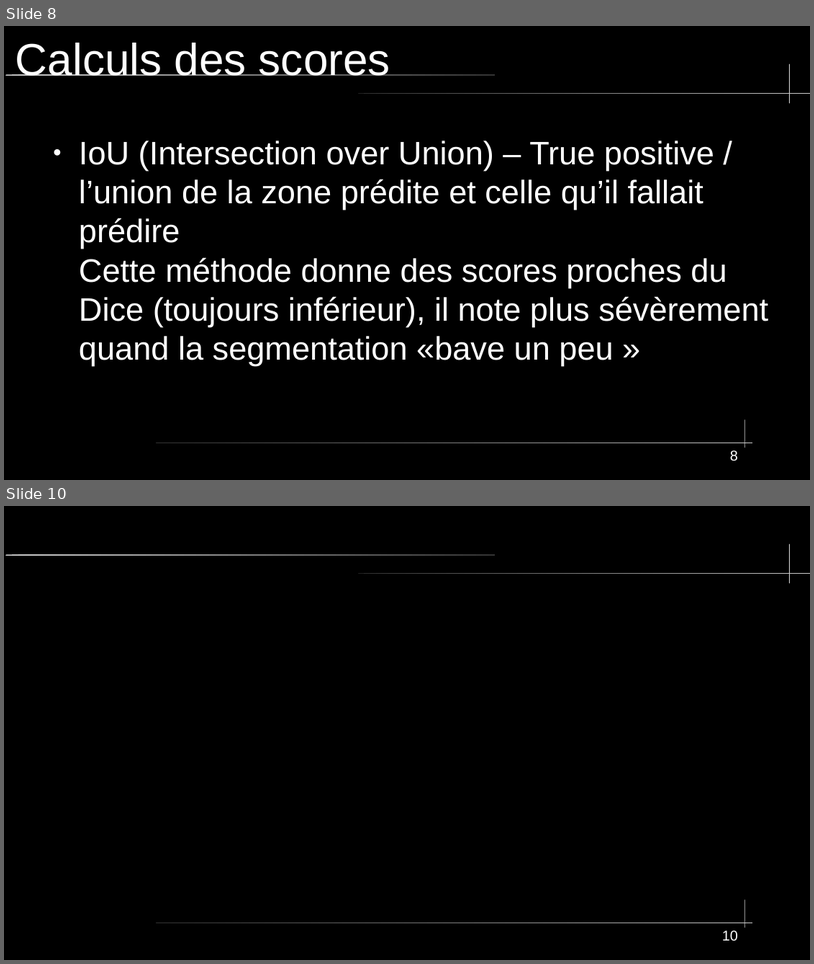
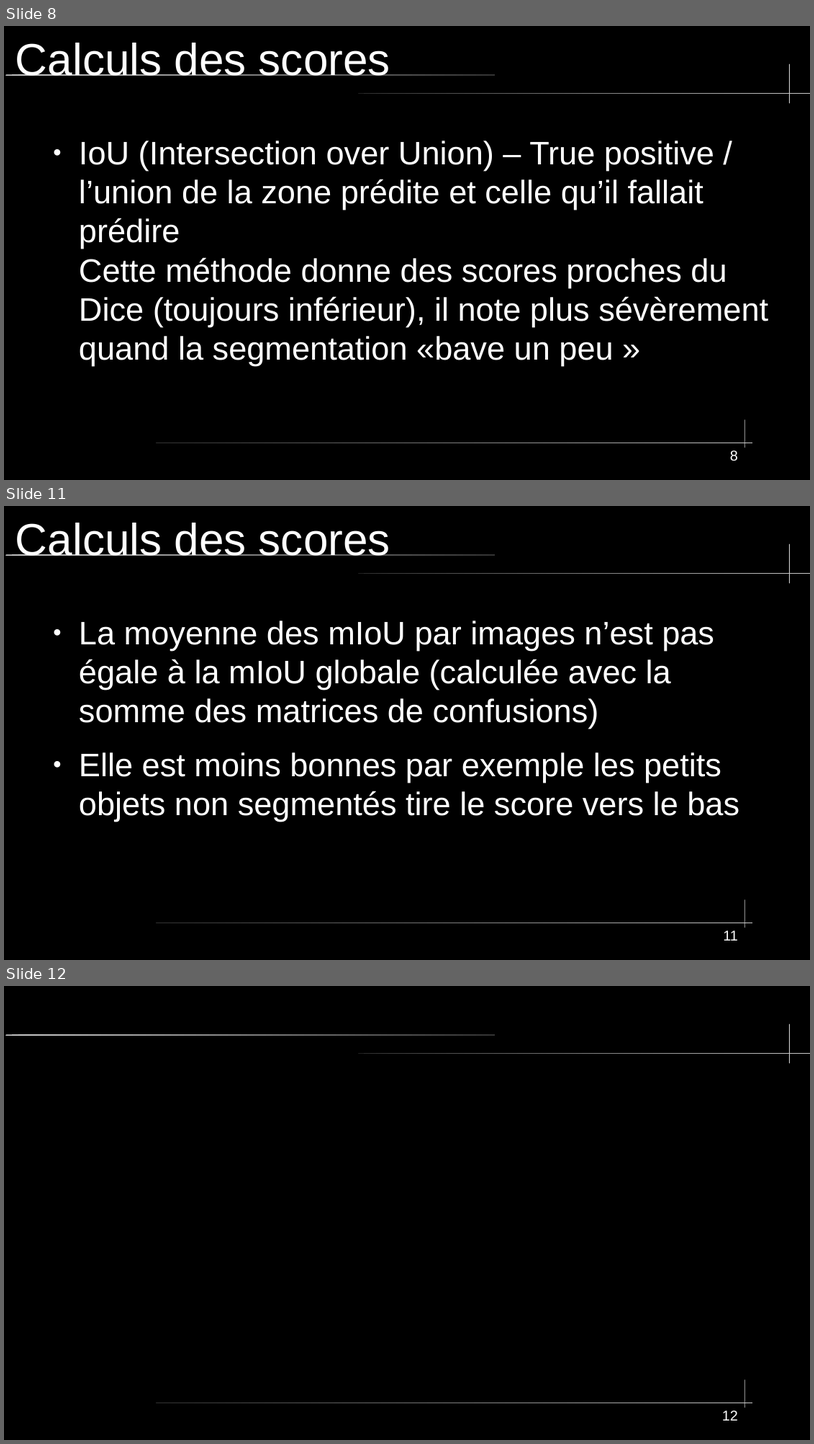
Before and after one commit to Apinsun/Projet2, a slide deck: presentation.odp. Shown one above the other, each under a label of ours: slides 8 and 10 before the commit, slides 8, 11 and 12 after it; the slides between them are not shown. The pictures are 814x964 and 814x1444 pixels, drawn with LibreOffice and Linux fonts; fonts in the diff are those of the drawing; background and template pictures are left out. Boxes give left, top, right and bottom in pixels: in the first picture for what was removed or moved away, otherwise in the second. Text is boxed around its words. In the diff, an @@ line names an element or a change of style, - is before the commit and + after.

Commit message:
ajout de la mIoU globale et integration de ce concept au rapport de presentation

```diff
--- a/presentation.odp
+++ b/presentation.odp
@@ slide 11 added at <box>4,506,810,960</box>, background #000000; not listed: 5 template elements that a slide beside it also shows @@
@@ title added at <box>16,523,391,556</box>, 44 pt, text #FFFFFF @@
+Calculs des scores
@@ text added at <box>79,620,740,821</box>, 32 pt, text #FFFFFF @@
+● La moyenne des mIoU par images n’est pas égale à la mIoU globale (calculée avec la somme des matrices de confusions)
+● Elle est moins bonnes par exemple les petits objets non segmentés tire le score vers le bas
@@ page number added at <box>723,930,738,940</box>, 14 pt, text #FFFFFF @@
+11
@@ what was slide 10 is now slide 12 @@
@@ page number at <box>723,1410,738,1420</box>: text changed @@
-10
+12
```
Also in this commit, not shown: 1 slide changed, 1 other slide added, 4 other files.
